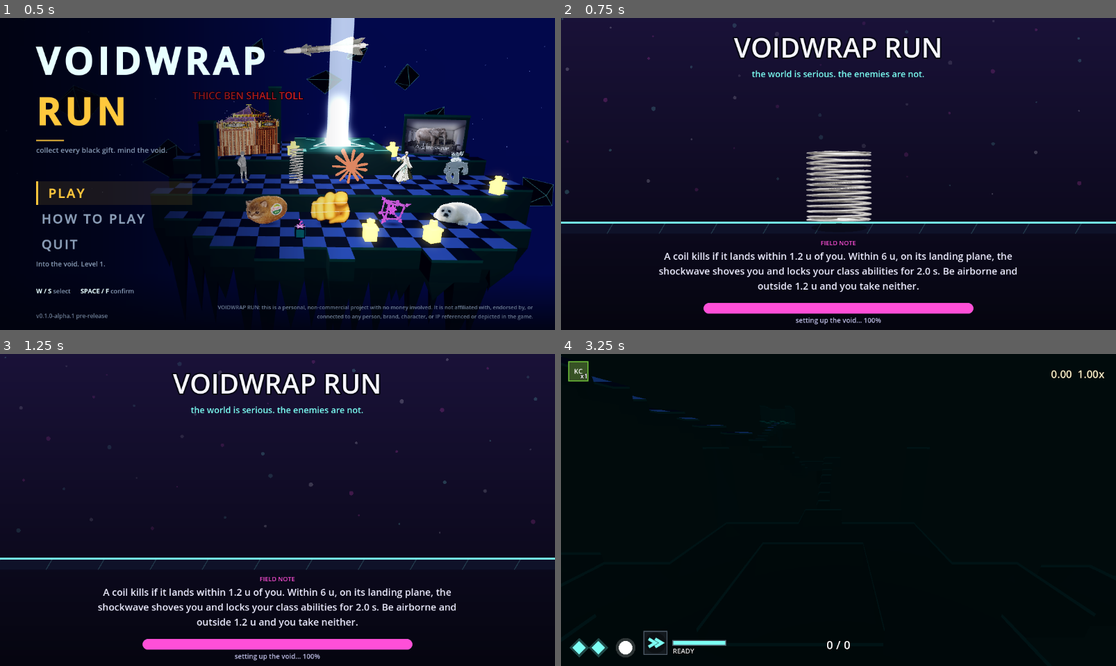
Above: before the commit, frames 1-4 (two rows, left to right).
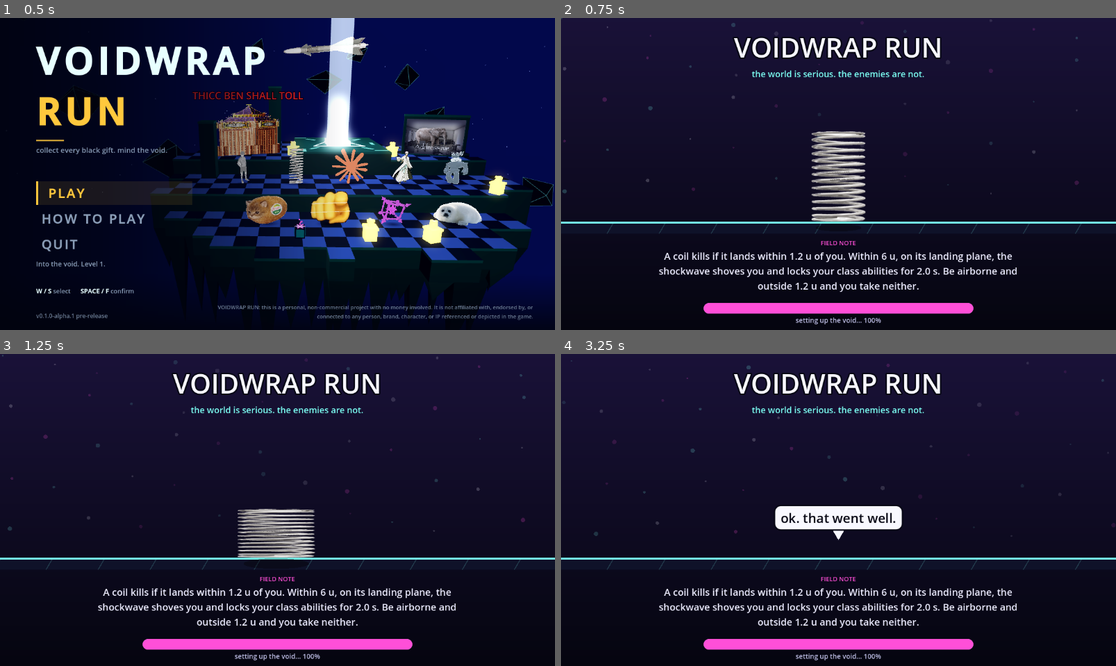
Above: after the commit, the same moments.

Repository: heylyfe/VOIDWARP-REMAKE
Game: Godot game, scene res://app/app.tscn
Two runs of this game, one before a commit and one after it. Both use one fixed random seed, a clock stepped at 60 frames per second and the inputs below.
Inputs (mouse positions are in pixels of both pictures, inside the frame that each line leads up to):
- Up to frame 1 (0.5 s): no input
- Up to frame 2 (0.75 s): click "PLAY" at 0.5 s
- Up to frame 3 (1.25 s): no input
- Up to frame 4 (3.25 s): tap Enter at 1.25 s; move the mouse to (960, 494) at 1.27 s; hold D 1.28-2.03 s; tap Shift at 1.35 s; tap Space at 1.52, 1.82, 2.27, 2.57 s; move the mouse to (727, 525) at 2.02 s; hold S 2.03-2.78 s; tap F at 2.1 s; move the mouse to (894, 441) at 2.77 s; hold D from 2.78 s (still down); tap Tab at 2.85 s

Frame 1 is identical in both runs. In frame 2, 2.6% of the frame differs, in the area x 0-94%, y 0-68%; in frame 3, 2.0%; in frame 4, 56%, in the area x 0-100%, y 0-99%.

Commit message:
Checkpoint: overnight run state
Main is green at df80ef6: GATE OK (9 ran, 0 skipped, 207 s), TESTS 58 passed
0 failed, SPRITES OK, FOGCHECK OK.

Landed tonight, all merged under R6 with a green gate each:
- the 12-enemy ART WAVE (102 real PNGs from the owner's 17 source images)
- STEP e (all six FLEET_PACK section 4 commands, exit 0)
- T-099 final conformance audit (AUDIT.md, 12 PASS / 3 PARTIAL / 1 FAIL)
- FIX-A15 disclaimer verbatim, FIX-A4 replay determinism on ten recorded runs,
  FIX-A14 the real content-id boundary scan, FIX-BILLBOARD (every enemy was
  drawn 1.4-7.5 u below the floor), FIX-APP-BOUNDARY
- the owner's two presentation tickets: APP-FLOW (the app orchestrator that
  did not exist), MENU (the floating-island main menu), LOADING (5 s first
  launch / 2.0 s restart), plus MENU-RECHECK and LOADING-RECHECK against the
  owner's new address me and seal art
- the owner's art rulings: address me keeps its office photo, seal gets the
  harp-seal pup

app.gd carries the two integration seams closed by the orchestrator: the
loading screen is no longer double-advanced (elapsed accrued at 2x) and the
first-launch flag now reaches it, so restarts hold the ruled 2.0 s.

Still open and NOT in this commit: KIWI-SLOW (owner ruling, running) and
FIX-A3 (bot competence, running). *.log is now gitignored.

Generated by Mistral Vibe.
Co-Authored-By: Mistral Vibe <vibe@mistral.ai>

Diff:
--- a/game/app/app.gd
+++ b/game/app/app.gd
@@ -7,10 +7,10 @@
 # Flow:
 #   _ready           -> show res://app/menu.gd (a Control), connect play_requested/quit_requested
 #   play_requested   -> hide the menu, instantiate res://app/loading_screen.gd, add it,
-#                       start(seed, -1.0), connect loading_finished, build the world THIS
-#                       frame (world.build(seed, 1)), then set_load_progress(1.0)
-#   _process         -> loading.advance(delta) while in LOADING (the loading screen also
-#                       advances itself from its own _process - see D-APPFLOW-2)
+#                       start(seed, -1.0, first_launch), connect loading_finished, build the
+#                       world THIS frame (world.build(seed, 1)), then set_load_progress(1.0)
+#   _process         -> the loading screen self-drives from its own _process; the app does NOT
+#                       call advance() (D-APPFLOW-2, PARKED.md #20)
 #   loading_finished -> free the loading screen, add the world, start stepping it
 #   quit_requested   -> get_tree().quit()
 #   ESC / the pause binding -> back to MENU from LOADING or WORLD (world/loading freed)
@@ -42,6 +42,7 @@
 var _loading: Control = null
 var _world: Node3D = null
 var _step_acc := 0.0
+var _first_launch := true   # the two-duration law: 5 s on the session's first launch, 2.0 s after
 var _pause_codes: Array[int] = []   # KEY_* codes bound to "pause" (data/bindings.json), else ESC
 
 
@@ -51,11 +52,11 @@
 
 
 func _process(delta: float) -> void:
-	if _state == STATE_LOADING and _loading != null:
-		# The loading screen emits loading_finished from inside advance(); the handler
-		# frees _loading and moves us to WORLD.
-		_loading.advance(delta)
-	elif _state == STATE_WORLD and _world != null:
+	# The loading screen drives its own clock from its own _process (T-024, D-T024-1), so the
+	# app must NOT also call advance(): doing both accrues elapsed at 2x and the hold elapses
+	# in half the wall time (D-APPFLOW-2, PARKED.md #20). The screen emits loading_finished
+	# from inside its own advance(); _on_loading_finished frees it and moves us to WORLD.
+	if _state == STATE_WORLD and _world != null:
 		# Fixed 60 Hz sim accumulator (the sim's contract), decoupled from the render rate:
 		# at 120+ Hz the world must not run 2x fast. Spiral-of-death clamp: 5 ticks/frame.
 		_step_acc += delta
@@ -107,7 +108,8 @@
 		_menu.hide()
 	_loading = LoadingScreenScript.new()
 	add_child(_loading)
-	_loading.start(_seed, -1.0)
+	_loading.start(_seed, -1.0, _first_launch)
+	_first_launch = false
 	_loading.loading_finished.connect(_on_loading_finished)
 	_state = STATE_LOADING
 	# Build the world in the same frame the loading screen appears (the ticket's contract).
Not shown, added: GUARDIAN.md
Not shown, added: RUNLOG.md
